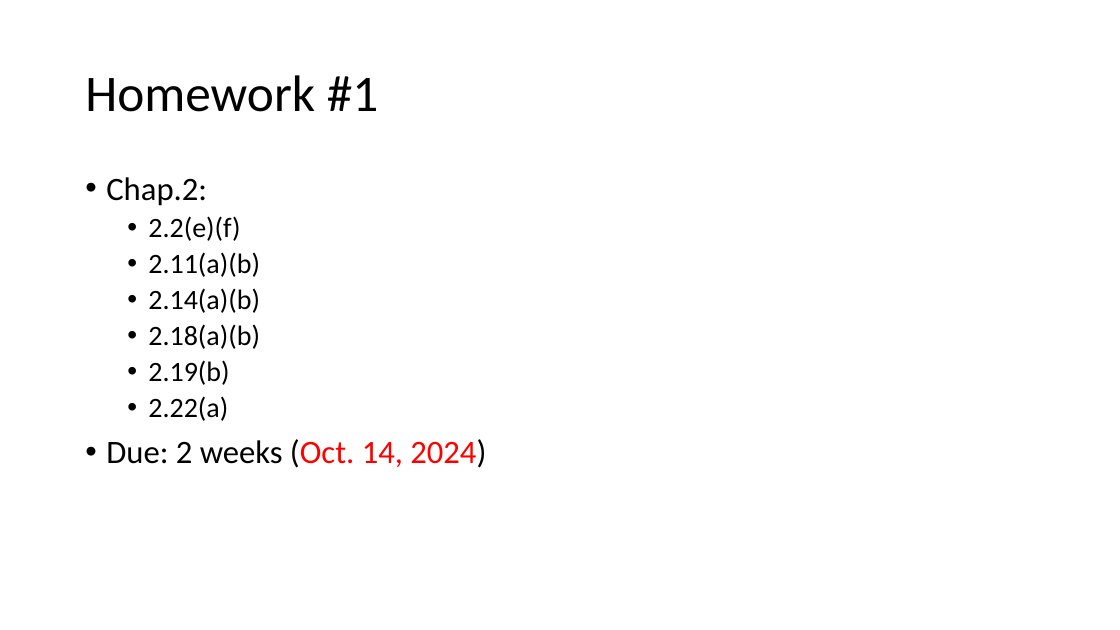
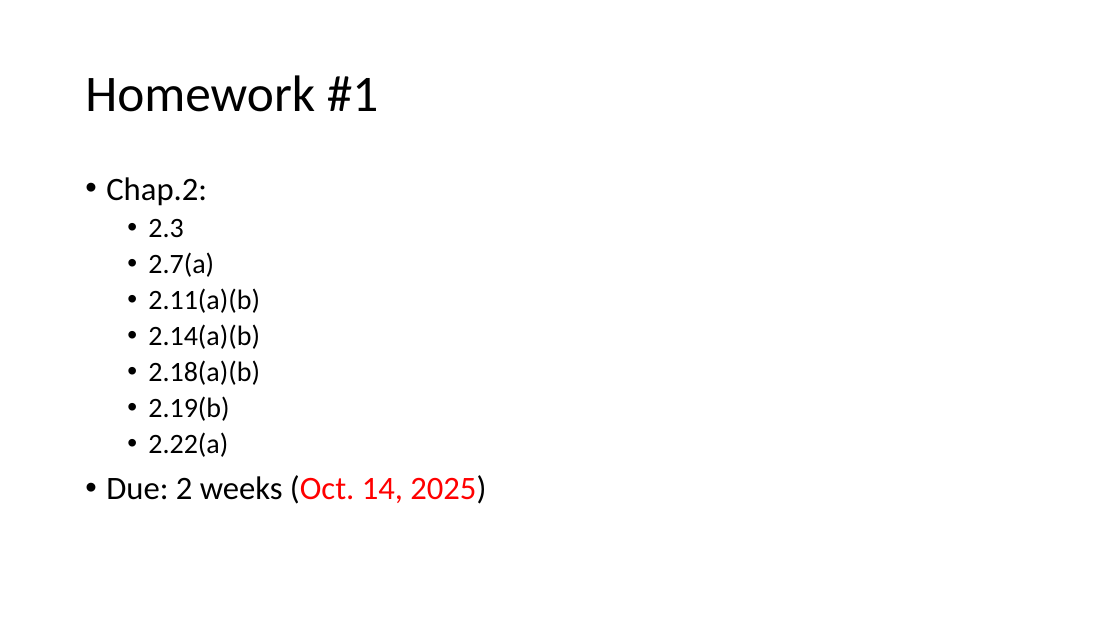
Before and after one commit to chriswjh/chriswjh.github.io, a slide deck: slide 2 of EDM/HW1.pptx. Drawn at 1120x630 pixels with LibreOffice and Linux fonts; fonts in the diff are those of the drawing. Boxes give left, top, right and bottom in pixels: in the first picture for what was removed or moved away, otherwise in the second. Text is boxed around its words. In the diff, an @@ line names an element or a change of style, - is before the commit and + after.

```diff
--- a/EDM/HW1.pptx
+++ b/EDM/HW1.pptx
@@ text at bbox=[148, 219, 214, 277]: text changed @@
-  • 2.2(e)(f)
+  • 2.3
+  • 2.7(a)
@@ text at bbox=[106, 475, 486, 504]: text changed @@
-• Due: 2 weeks (Oct. 14, 2024)
+• Due: 2 weeks (Oct. 14, 2025)
```
Also in this commit, not shown: 2 other slides changed, 1 slide added, 3 other files.
